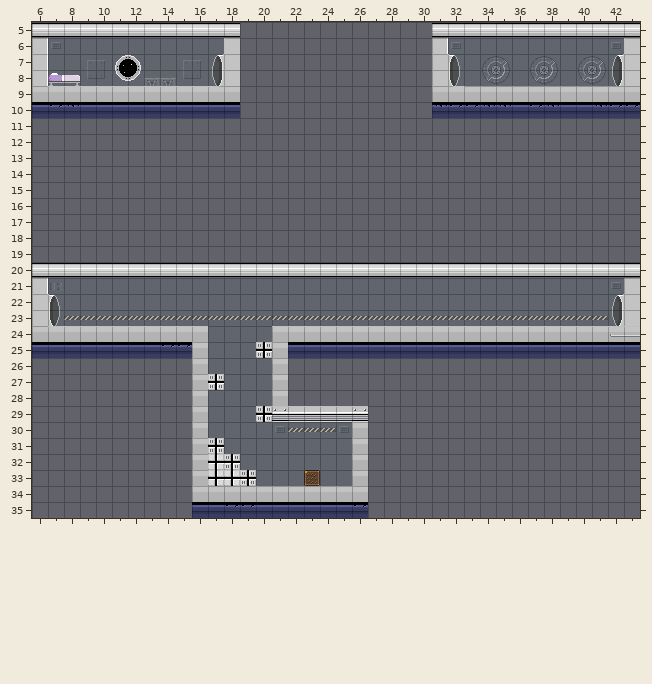
Tiled map, stored at assets/tilemaps/stage-1.tmx. That is the earlier state.
Cells are 16x16 px. Shown: x 6..43, y 5..35.
Now the later version:
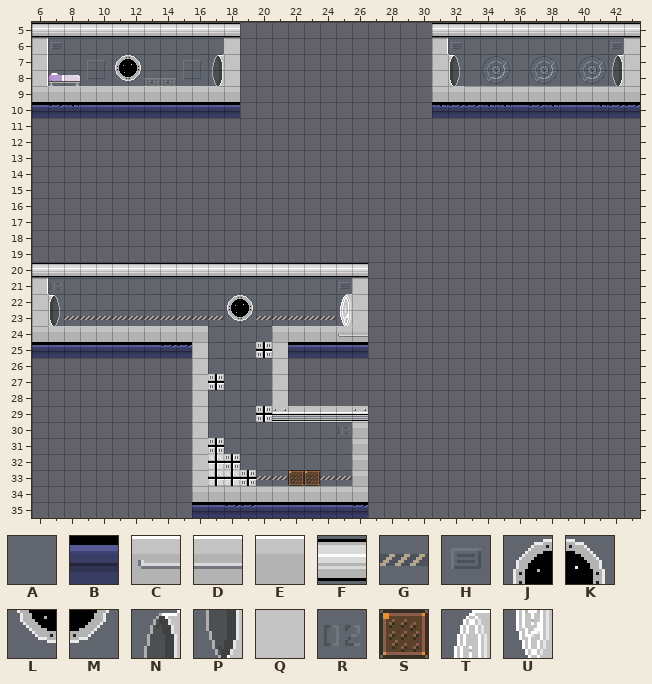
Key: from "interior-1x1-1": A 0, B 1, C 4, D 5, E 8, F 21, G 23, H 24, J 31, K 32, L 33, M 34, N 48, P 49, Q 51, R 59, S 60, T 61, U 62.
_ is an empty cell, . an unchanged one.
The exact change:
--- layer "Sky"
@@ x 18..42 @@
-21 .......A................H
-22 AA.....A................N
-23 GG.....G.GGGGGGGGGGGGGGGP
+21 .......H................_
+22 JK.....T................_
+23 LM.....U.________________
@@ x 21..25 @@
-30 HGGGH
+30 AAAAR
@@ x 20..25 @@
-33 AAA.AA
+33 GGG.GG
--- layer "Platforms"
@@ x 25..43 @@
-20 ..FFFFFFFFFFFFFFFFF
-21 ._................Q
-22 ._................Q
-23 ._................Q
-24 EEEEEEEEEEEEEEEEECD
-25 ..BBBBBBBBBBBBBBBBB
+20 .._________________
+21 .Q................_
+22 .Q................_
+23 .Q................_
+24 CD_________________
+25 .._________________
@@ x 22..22 @@
-33 _
+33 S
Where, in picture pixels (left, top, right, bottom), the same in both pictures:
changed: (336, 263, 640, 358)
changed: (224, 295, 256, 321)
changed: (275, 426, 350, 434)
changed: (256, 470, 304, 486)
changed: (320, 476, 352, 480)
